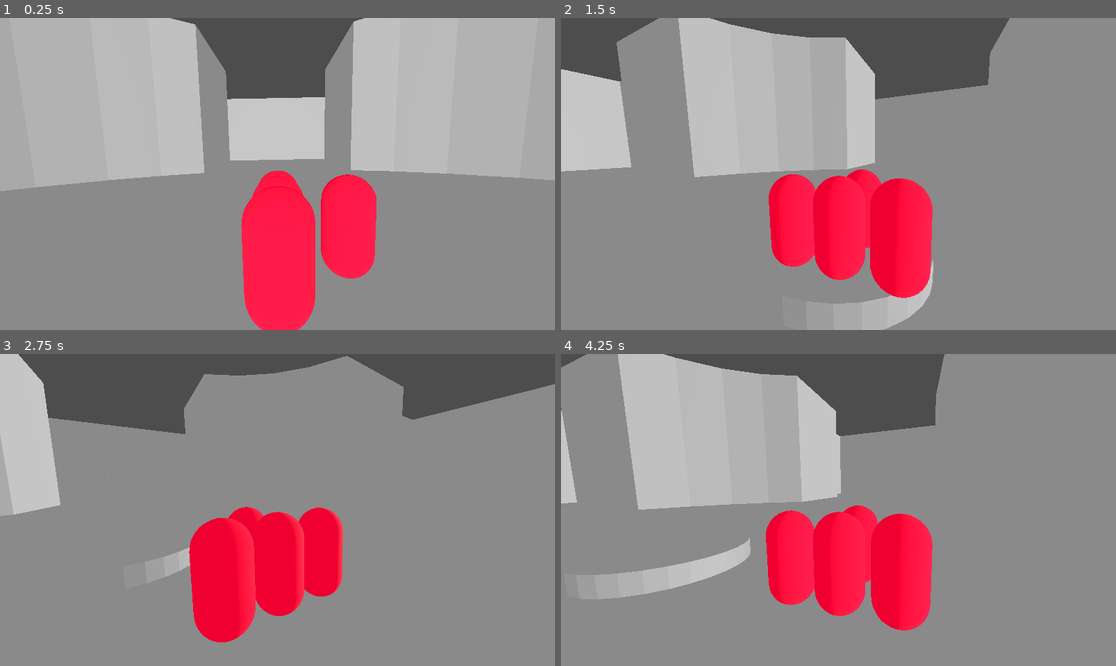
Above: before the commit, frames 1-4 (two rows, left to right).
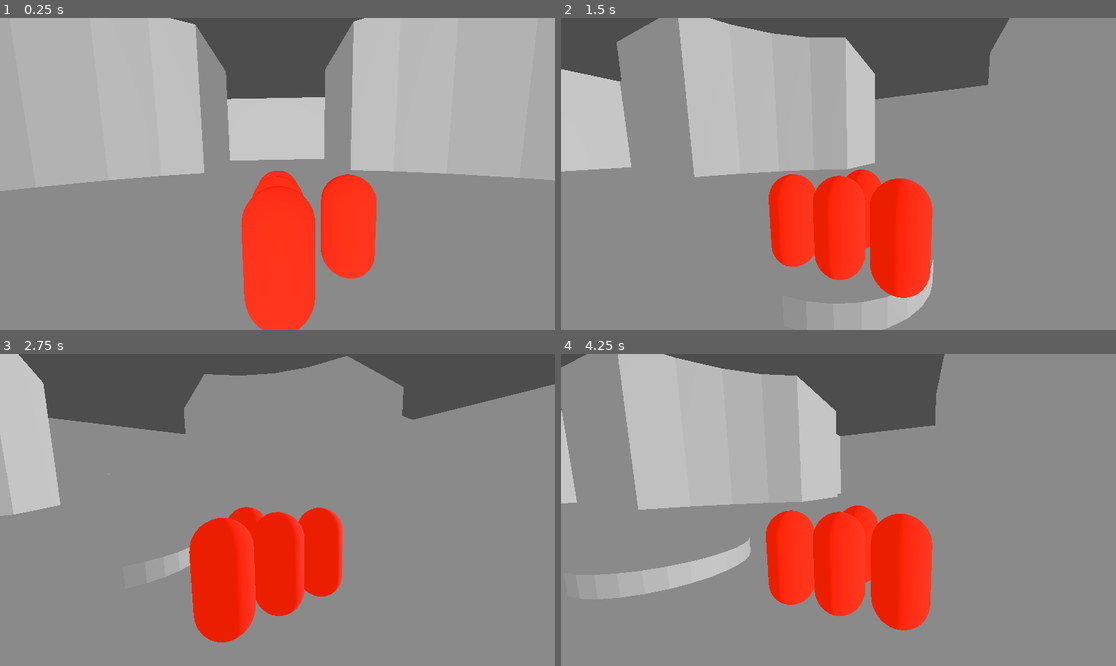
Above: after the commit, the same moments.

Repository: OmarQurashi868/heist
Game: Godot game, scene res://scenes/game.tscn
Same seed, same stepped clock (60 frames per second), same inputs: the game is played once before the commit and once after it.
Inputs:
- Up to frame 1 (0.25 s): no input
- Up to frame 2 (1.5 s): tap Enter (ui_accept) at 0.5, 0.77 s; hold Right (ui_right) 0.53-1.28 s; hold Down (ui_down) from 1.28 s (still down)
- Up to frame 3 (2.75 s): tap Enter (ui_accept) at 1.52 s; release Down (ui_down) at 2.03 s; hold Right (ui_right) from 2.03 s (still down)
- Up to frame 4 (4.25 s): release Right (ui_right) at 2.78 s; hold Up (ui_up) 2.78-3.53 s; tap Enter (ui_accept) at 3.02, 3.77 s; hold Left (ui_left) from 3.53 s (still down)

The runs differ from the first frame. In frame 1, 8.7% of the frame differs, in the area x 43-68%, y 48-100%; in frame 2, 9.1%, in the area x 37-67%, y 48-90%; in frame 3, 8.8%; in frame 4, 9.1%.

Commit message:
Changed player color shade

Diff:
--- a/object_scenes/player.tscn
+++ b/object_scenes/player.tscn
@@ -5,7 +5,7 @@
 [sub_resource type="CapsuleShape3D" id="CapsuleShape3D_0tp6i"]
 
 [sub_resource type="StandardMaterial3D" id="StandardMaterial3D_x0oqo"]
-albedo_color = Color(0.937255, 0, 0.196078, 1)
+albedo_color = Color(0.92549, 0.12549, 0, 1)
 
 [sub_resource type="CapsuleMesh" id="CapsuleMesh_swqqn"]
 material = SubResource("StandardMaterial3D_x0oqo")
